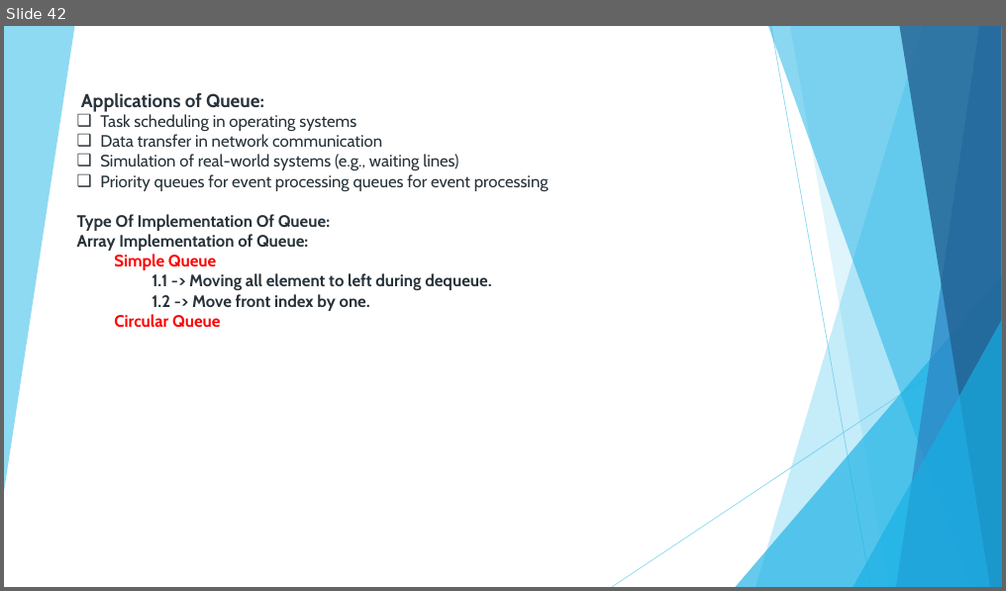
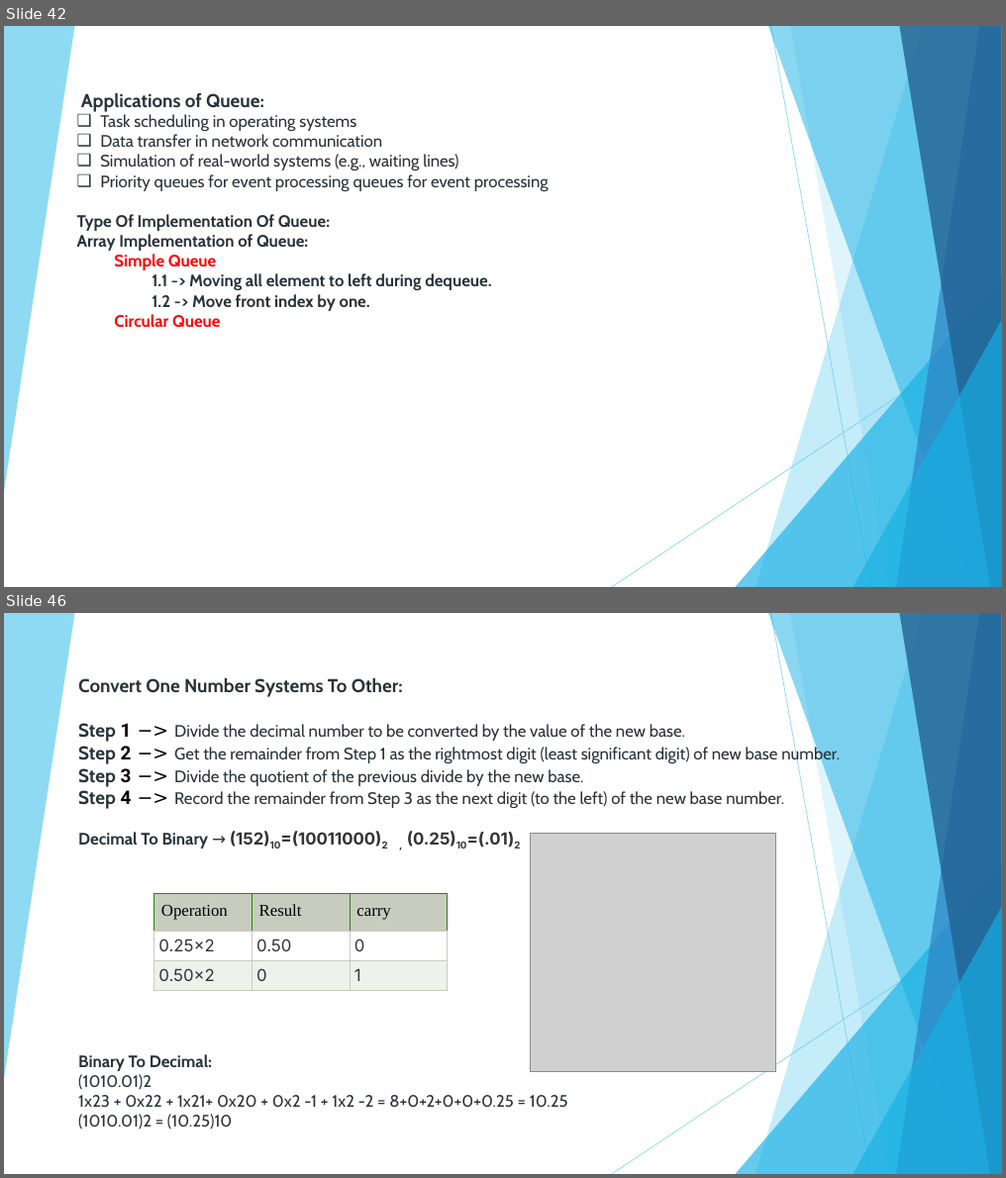
Before and after one commit to nandhakumargit/dsa, a slide deck: Notes/Data Structure and Algorithms.pptx. Shown one above the other, each under a label of ours: slide 42 before the commit, slides 42 and 46 after it; the slides between them are not shown. The pictures are 1006x591 and 1006x1178 pixels, drawn with LibreOffice and Linux fonts; fonts in the diff are those of the drawing; grey boxes stand for pictures. Boxes give left, top, right and bottom in pixels: in the first picture for what was removed or moved away, otherwise in the second. Text is boxed around its words. In the diff, an @@ line names an element or a change of style, - is before the commit and + after.

```diff
--- a/Notes/Data Structure and Algorithms.pptx
+++ b/Notes/Data Structure and Algorithms.pptx
@@ slide 46 added at [4, 613, 1002, 1174], background #FFFFFF; not listed: 10 template elements that a slide beside it also shows @@
@@ text added at [78, 678, 840, 1130], 16 pt, text #273239 @@
+Convert One Number Systems To Other:
+Step 1 −> Divide the decimal number to be converted by the value of the new base.
+Step 2 −> Get the remainder from Step 1 as the rightmost digit (least significant digit) of new base number.
+Step 3 −> Divide the quotient of the previous divide by the new base.
+Step 4 −> Record the remainder from Step 3 as the next digit (to the left) of the new base number.
+Decimal To Binary → (152)10=(10011000)2 , (0.25)10=(.01)2
+Binary To Decimal:
+(1010.01)2
+1x23 + 0x22 + 1x21+ 0x20 + 0x2 -1 + 1x2 -2 = 8+0+2+0+0+0.25 = 10.25
+(1010.01)2 = (10.25)10
@@ picture added at [531, 834, 776, 1072] @@
@@ table added at [153, 894, 448, 990], 3 rows, 3 columns @@
+Operation | Result | carry
+0.25×2 | 0.50 | 0
+0.50×2 | 0 | 1
```
Also in this commit, not shown: 10 other slides added, 18 other files.
